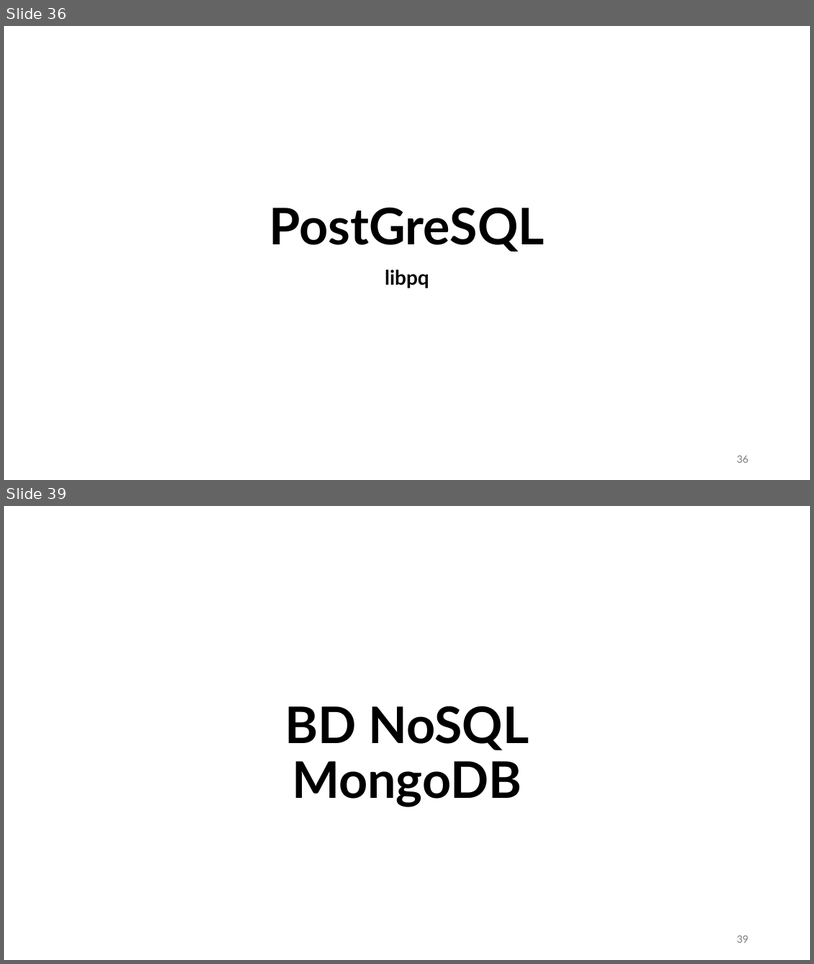
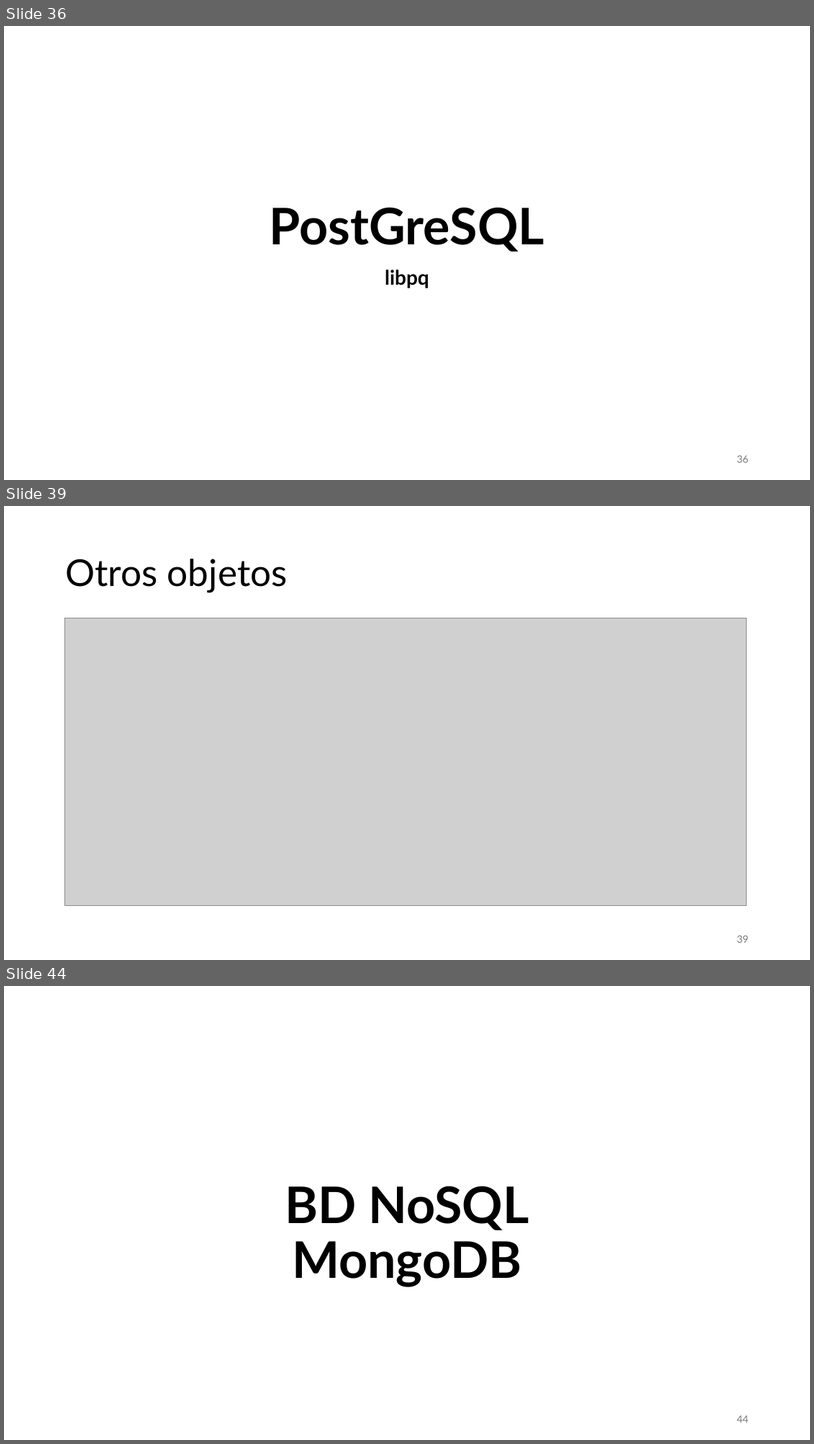
Before and after one commit to aldebarran22/CURSO_CPP_SERVICIOS_30H, a slide deck: doc/4_Gestion_estado_persistencia.pptx. Shown one above the other, each under a label of ours: slides 36 and 39 before the commit, slides 36, 39 and 44 after it; the slides between them are not shown. The pictures are 814x964 and 814x1444 pixels, drawn with LibreOffice and Linux fonts; fonts in the diff are those of the drawing; grey boxes stand for pictures. Boxes give left, top, right and bottom in pixels: in the first picture for what was removed or moved away, otherwise in the second. Text is boxed around its words. In the diff, an @@ line names an element or a change of style, - is before the commit and + after.

```diff
--- a/doc/4_Gestion_estado_persistencia.pptx
+++ b/doc/4_Gestion_estado_persistencia.pptx
@@ slide 39 added at (4,506,810,960), background #FFFFFF @@
@@ title added at (65,559,288,592), 44 pt, text #000000 @@
+Otros objetos
@@ picture added at (64,618,747,906) @@
@@ page number added at (737,935,748,942), 12 pt, text #797979 @@
+39
@@ what was slide 39 is now slide 44 @@
@@ page number at (737,1415,748,1422): text changed @@
-39
+44
```
Also in this commit, not shown: 1 slide changed, 5 other slides added, 1 slide removed, 1 other file.
